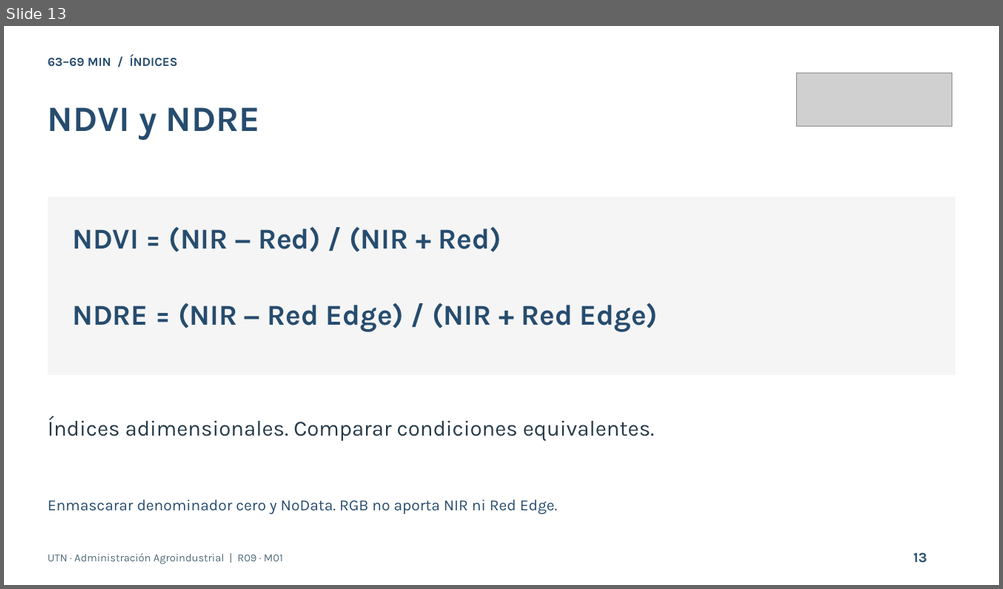
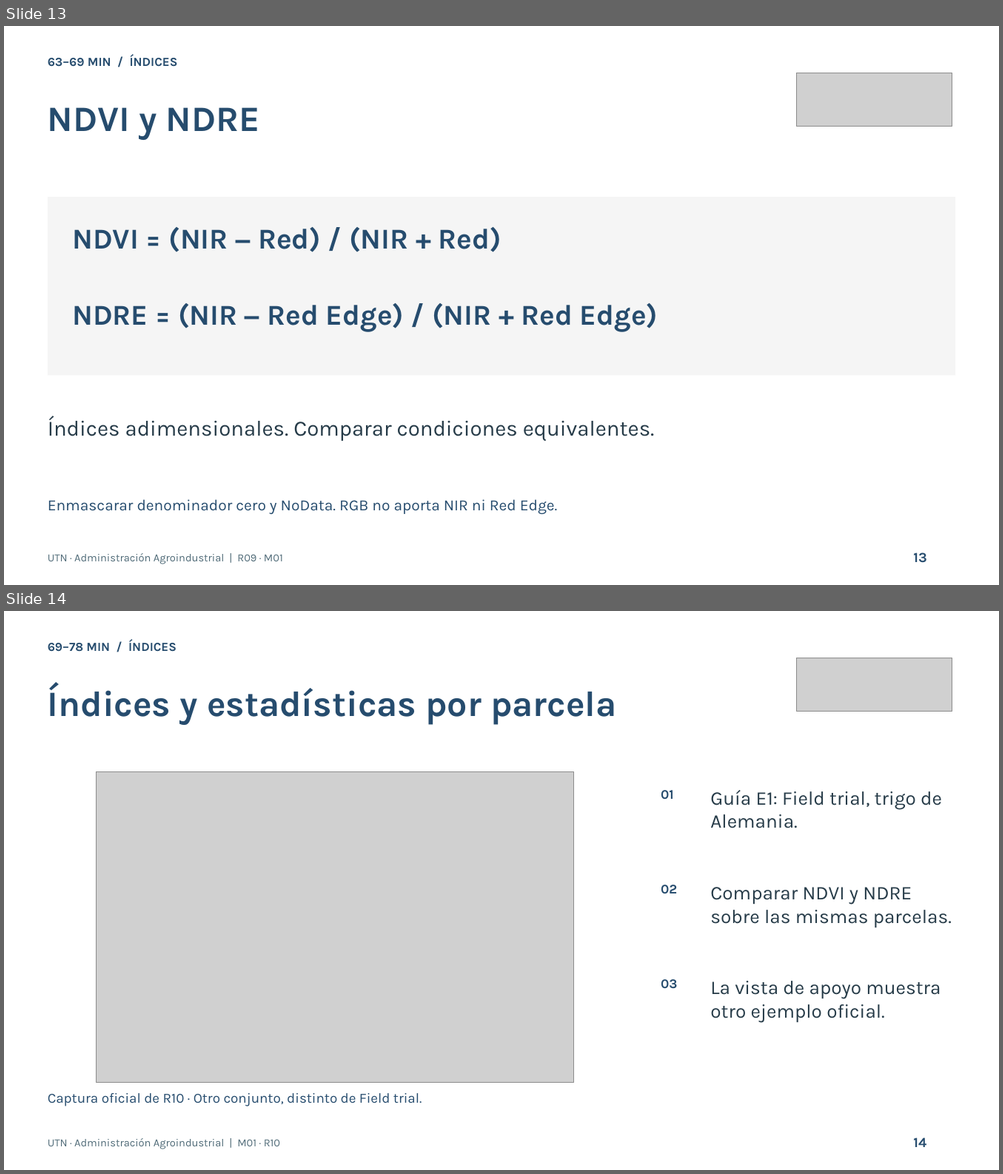
Before and after one commit to apuitox04/san-carlos-taller, a slide deck: utn-drones-agricultura-precision/presentacion/pptx/UTN_Drones_Agricultura.pptx. Shown one above the other, each under a label of ours: slide 13 before the commit, slides 13 and 14 after it. The pictures are 1003x589 and 1003x1174 pixels, drawn with LibreOffice and Linux fonts; fonts in the diff are those of the drawing; grey boxes stand for pictures. Boxes give left, top, right and bottom in pixels: in the first picture for what was removed or moved away, otherwise in the second. Text is boxed around its words. In the diff, an @@ line names an element or a change of style, - is before the commit and + after.

```diff
--- a/utn-drones-agricultura-precision/presentacion/pptx/UTN_Drones_Agricultura.pptx
+++ b/utn-drones-agricultura-precision/presentacion/pptx/UTN_Drones_Agricultura.pptx
@@ slide 14 added at (4, 611, 999, 1170), background #FFFFFF @@
@@ text added at (48, 640, 176, 652), 12 pt, text #264C6E, bold @@
+69–78 MIN / ÍNDICES
@@ picture added at (797, 658, 951, 711) @@
@@ text added at (48, 684, 617, 725), 34.5 pt, text #264C6E, bold @@
+Índices y estadísticas por parcela
@@ picture added at (96, 772, 574, 1083) @@
@@ text added at (660, 790, 674, 800), 12.8 pt, text #264C6E, bold @@
+01
@@ text added at (710, 790, 942, 829), 18.8 pt, text #263B48 @@
+Guía E1: Field trial, trigo de Alemania.
@@ text added at (660, 885, 677, 894), 12.8 pt, text #264C6E, bold @@
+02
@@ text added at (710, 887, 951, 928), 18.8 pt, text #263B48 @@
+Comparar NDVI y NDRE sobre las mismas parcelas.
@@ text added at (660, 980, 677, 989), 12.8 pt, text #264C6E, bold @@
+03
@@ text added at (710, 981, 940, 1022), 18.8 pt, text #263B48 @@
+La vista de apoyo muestra otro ejemplo oficial.
@@ text added at (48, 1093, 421, 1107), 13.5 pt, text #264C6E @@
+Captura oficial de R10 · Otro conjunto, distinto de Field trial.
@@ text added at (48, 1139, 280, 1150), 10.5 pt, text #506B78 @@
+UTN · Administración Agroindustrial | M01 · R10
@@ text added at (913, 1138, 926, 1147), 13.5 pt, text #264C6E, bold @@
+14
```
Also in this commit, not shown: 2 slides changed, 1 slide removed, 11 other files.
